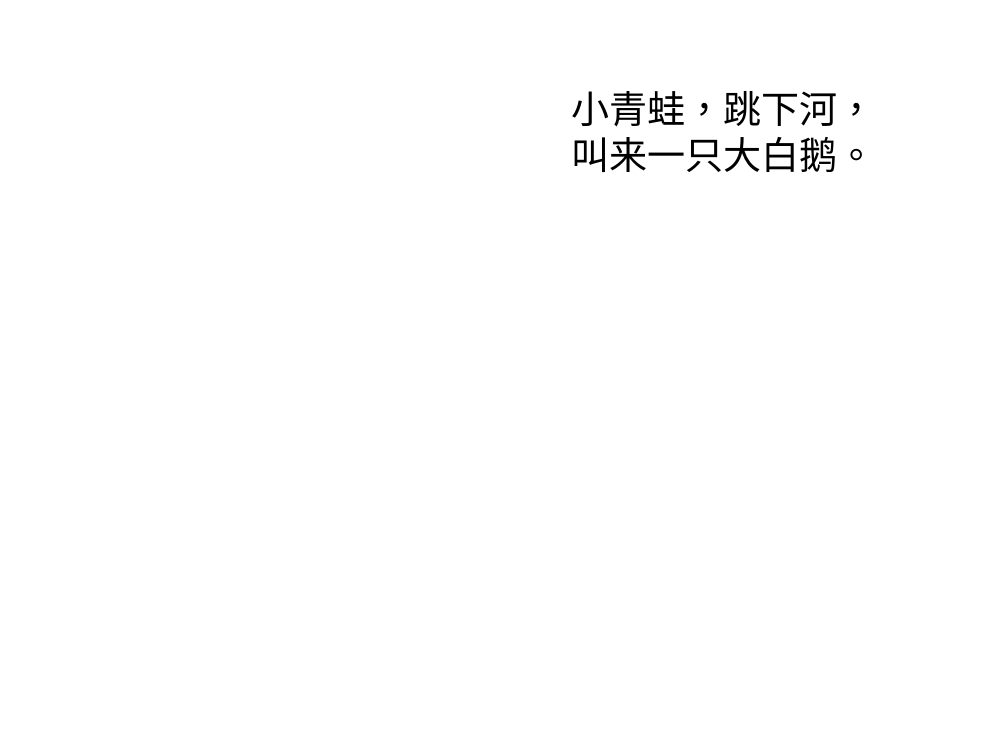
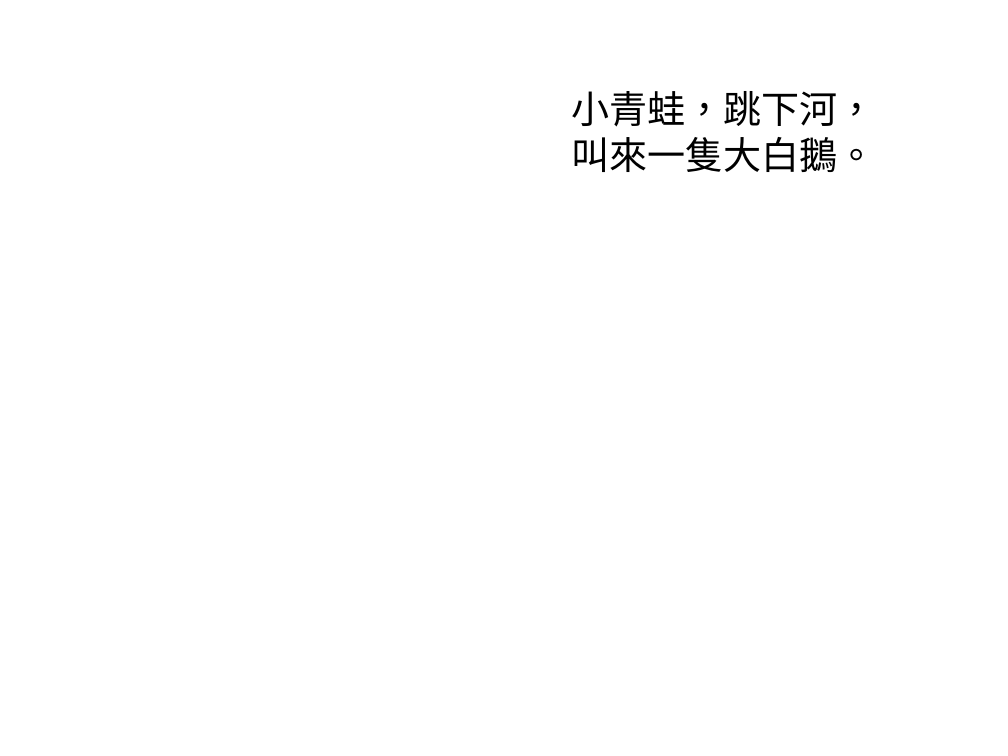
Before and after one commit to ChineseCubes/react-odp, a slide deck: slide 3 of books/Good_Friends/Good_Friends.odp. Drawn at 1008x756 pixels with LibreOffice and Linux fonts; fonts in the diff are those of the drawing; background and template pictures are left out. Boxes give left, top, right and bottom in pixels: in the first picture for what was removed or moved away, otherwise in the second. Text is boxed around its words. In the diff, an @@ line names an element or a change of style, - is before the commit and + after.

```diff
--- a/books/Good_Friends/Good_Friends.odp
+++ b/books/Good_Friends/Good_Friends.odp
@@ title at bbox=[571, 91, 876, 172]: text changed @@
-小青蛙，跳下河，
-叫来一只大白鹅。
+小青蛙，跳下河，
+叫來一隻大白鵝。
```
Also in this commit, not shown: 3 other slides changed, 1 other file.
